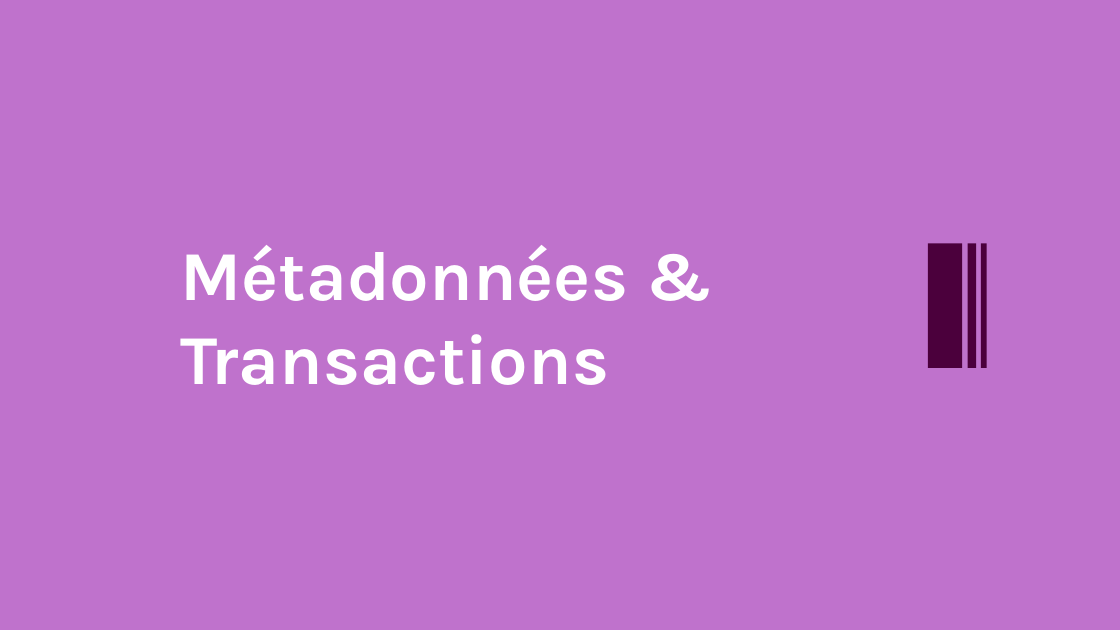
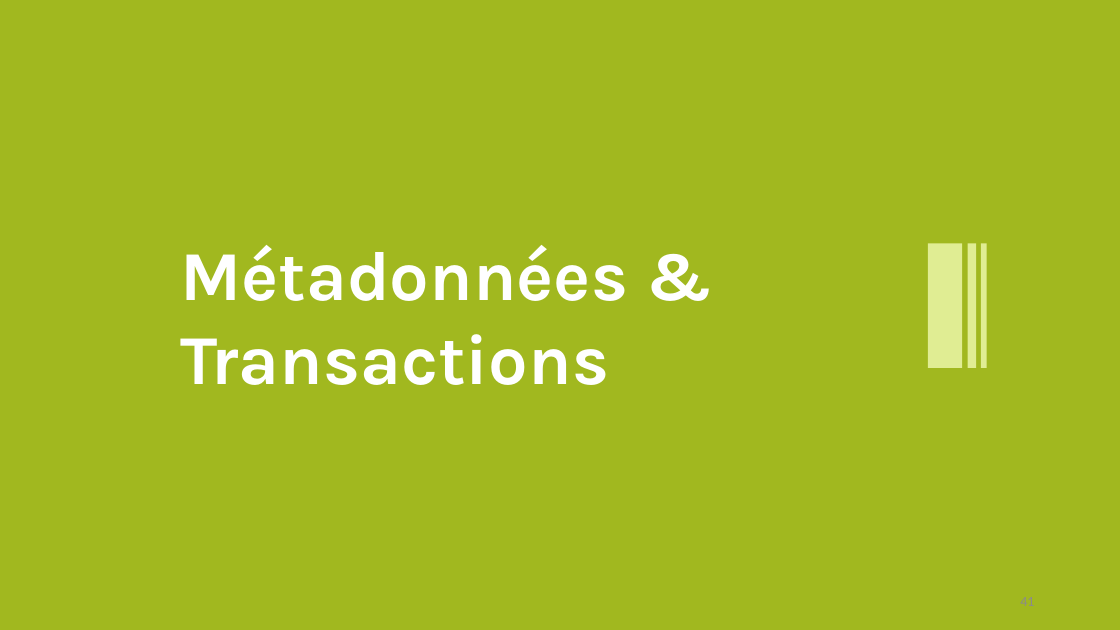
Before and after one commit to HouariZegai/academic-projects, a slide deck: slide 41 of Architecture SGBD/Project/presentation/Presentation-projet-SQLite.pptx (slide 11 before the commit). Drawn at 1120x630 pixels with LibreOffice and Linux fonts; fonts in the diff are those of the drawing. Boxes give left, top, right and bottom in pixels: in the first picture for what was removed or moved away, otherwise in the second. Text is boxed around its words. In the diff, an @@ line names an element or a change of style, - is before the commit and + after.

```diff
--- a/Architecture SGBD/Project/presentation/Presentation-projet-SQLite.pptx
+++ b/Architecture SGBD/Project/presentation/Presentation-projet-SQLite.pptx
@@ background #BF72CC to #A1B81F @@
@@ fill #4B003C to #E0ED93 in 3 elements at bbox=[928, 244, 963, 368], bbox=[968, 244, 976, 368], bbox=[981, 244, 987, 368] @@
@@ page number added at bbox=[1020, 597, 1034, 606], 12 pt, text #8C8C8C @@
+41
```
Also in this commit, not shown: 10 other slides changed, 45 slides added, 2 slides removed, 23 other files.
